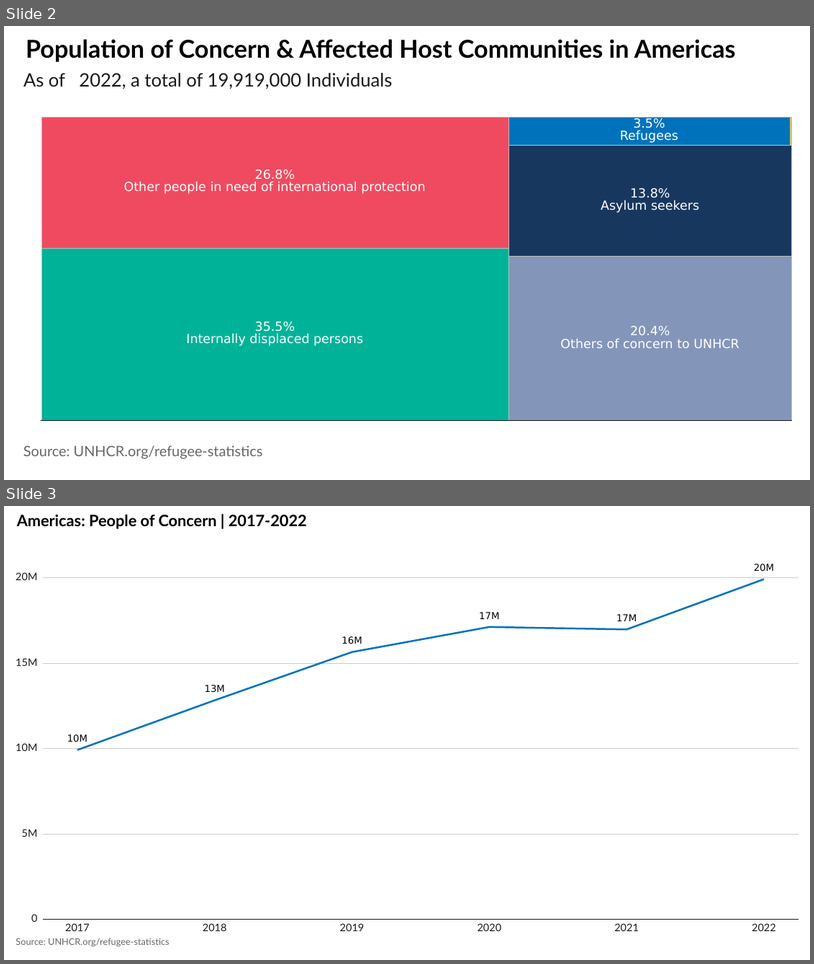
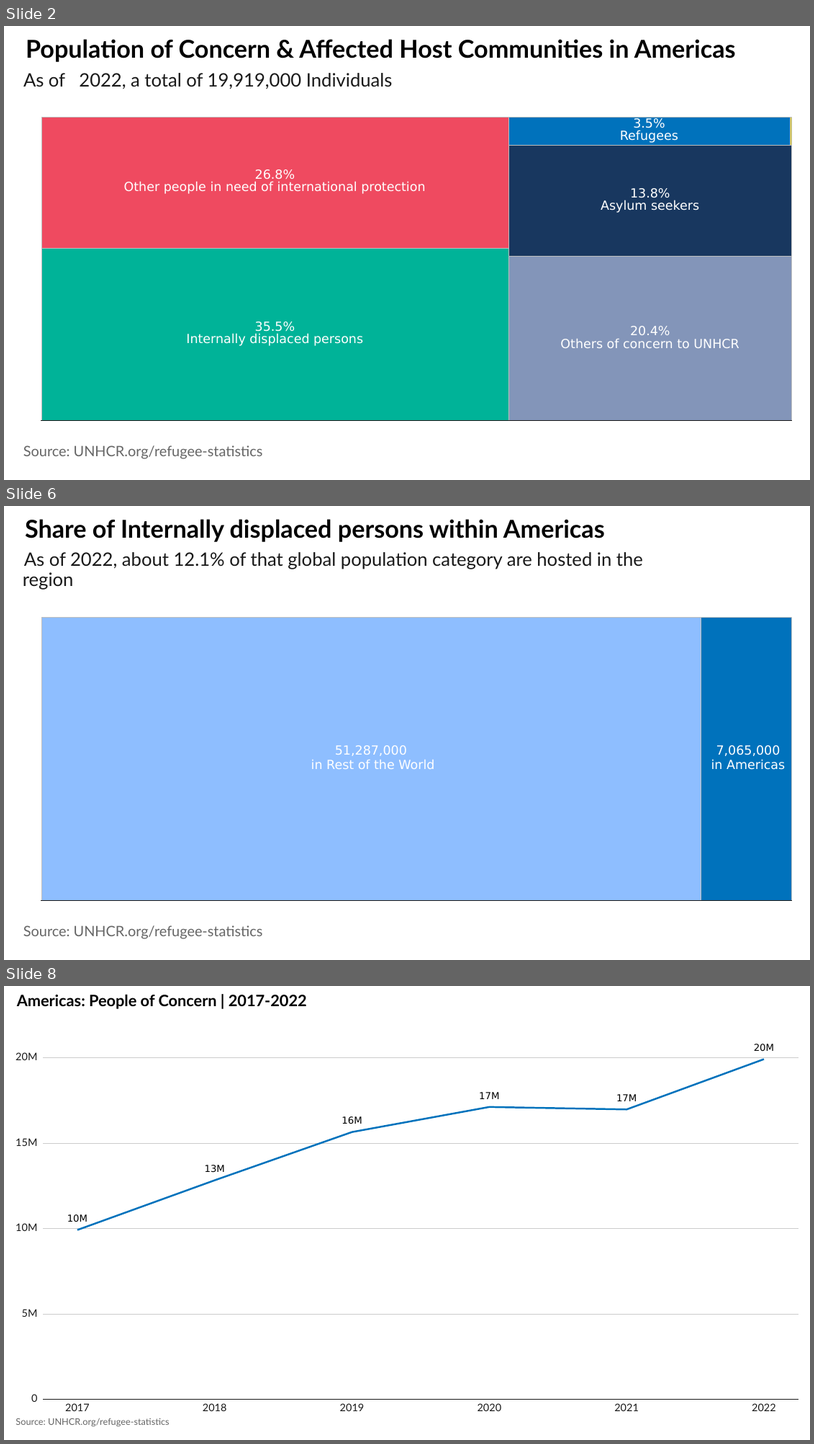
Before and after one commit to Edouard-Legoupil/unhcrdatapackage, a slide deck: inst/rmarkdown/templates/regional_prez/skeleton/skeleton.pptx. Shown one above the other, each under a label of ours: slides 2 and 3 before the commit, slides 2, 6 and 8 after it; the slides between them are not shown. The pictures are 814x964 and 814x1444 pixels, drawn with LibreOffice and Linux fonts; fonts in the diff are those of the drawing; background and template pictures are left out. Boxes give left, top, right and bottom in pixels: in the first picture for what was removed or moved away, otherwise in the second. Text is boxed around its words. In the diff, an @@ line names an element or a change of style, - is before the commit and + after.

```diff
--- a/inst/rmarkdown/templates/regional_prez/skeleton/skeleton.pptx
+++ b/inst/rmarkdown/templates/regional_prez/skeleton/skeleton.pptx
@@ slide 6 added at [4, 506, 810, 960], background #FFFFFF; not listed: 1 template element that a slide beside it also shows @@
@@ group added at [4, 506, 810, 960]: 8 texts, 3 freeform shapes, 1 rectangle @@
+51,287,000
+in Rest of the World
+7,065,000
+in Americas
+As of 2022, about 12.1% of that global population category are hosted in the
+region
+Share of Internally displaced persons within Americas
+Source: UNHCR.org/refugee-statistics
@@ what was slide 3 is now slide 8 @@
```
Also in this commit, not shown: 1 slide changed, 5 other slides added, 13 other files.
